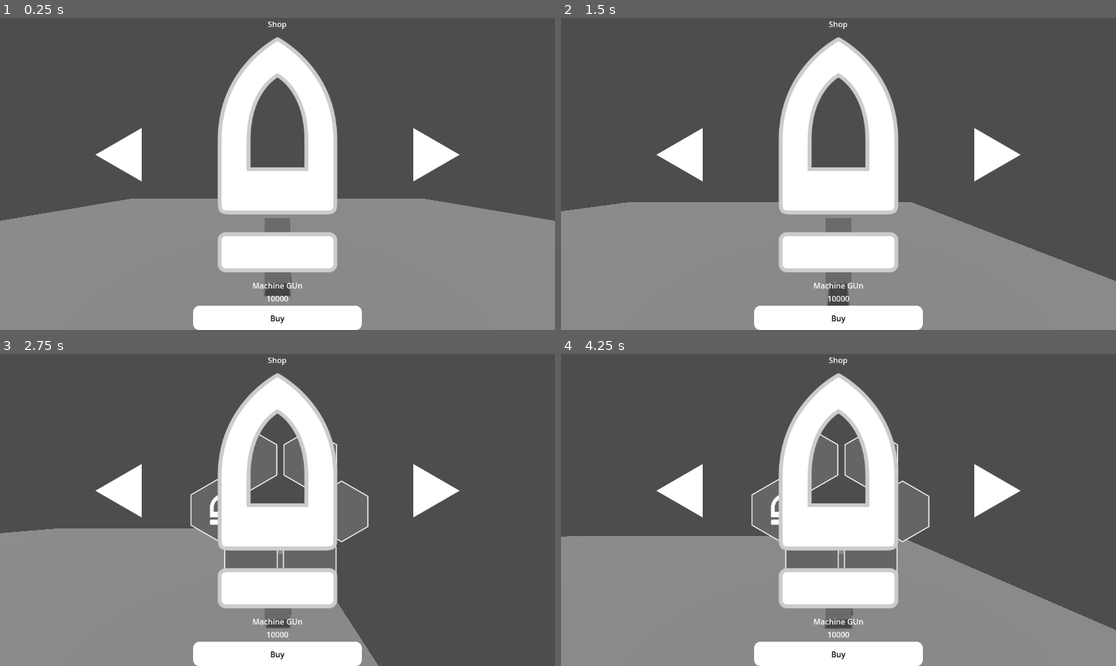
Above: before the commit, frames 1-4 (two rows, left to right).
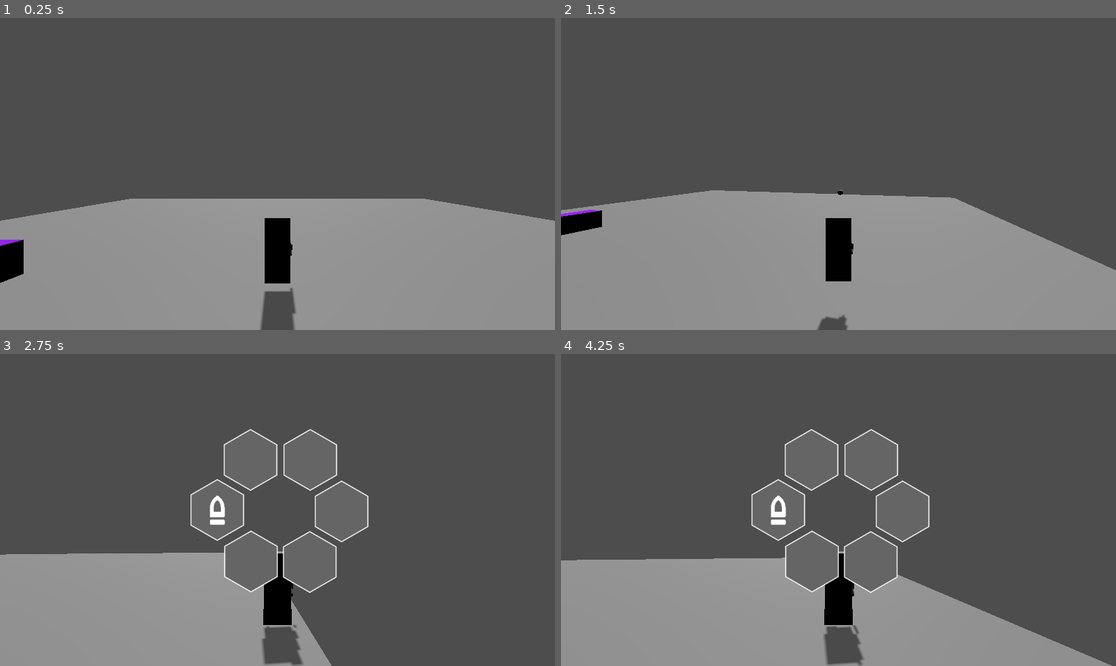
Above: after the commit, the same moments.

Repository: sarisman84/BrackeysGJ2024.2
Game: Godot game, scene res://Level/s_player_test.tscn
Same seed, same stepped clock (60 frames per second), same inputs: the game is played once before the commit and once after it. The project has no main scene, so this scene is started directly.
Inputs (mouse positions are in pixels of both pictures, inside the frame that each line leads up to):
- Up to frame 1 (0.25 s): no input
- Up to frame 2 (1.5 s): move the mouse to (960, 158) at 0.52 s; hold D (move_right) 0.53-1.28 s; hold F (interact, bound only after the commit) 0.53-1.28 s; tap Space (jump) at 0.77 s; move the mouse to (727, 189) at 1.27 s; hold S (move_backward) from 1.28 s (still down); click (727, 189) at 1.35 s
- Up to frame 3 (2.75 s): tap Space (jump) at 1.52 s; tap F (interact, bound only after the commit) at 1.55 s; move the mouse to (333, 441) at 2.02 s; release S (move_backward) at 2.03 s; hold D (move_right) from 2.03 s (still down); hold F (interact, bound only after the commit) from 2.03 s (still down); tap Q (weapon_select) at 2.1 s
- Up to frame 4 (4.25 s): move the mouse to (810, 572) at 2.77 s; release D (move_right) at 2.78 s; release F (interact, bound only after the commit) at 2.78 s; hold W (move_forward) 2.78-3.53 s; tap F (interact, bound only after the commit) at 2.85 s; tap Space (jump) at 3.02, 3.77 s; move the mouse to (1005, 556) at 3.52 s; hold A (move_left) from 3.53 s (still down); hold F (interact, bound only after the commit) from 3.53 s (still down)

The runs differ from the first frame. In frame 1, 16% of the frame differs, in the area x 0-83%, y 1-100%; in frame 2, 18%; in frame 3, 19%; in frame 4, 23%, in the area x 0-100%, y 1-100%.

Commit message:
Weapon Station

Diff:
--- a/Global/global.gd
+++ b/Global/global.gd
@@ -2,6 +2,7 @@
 
 var player_coords : Vector3 = Vector3.ZERO
 var time_elapsed = 0.0
+var player_at_shop = false
 
 func _process(delta: float) -> void:
 	time_elapsed += delta
--- /dev/null
+++ b/Interactables/Scenes/weapon_station.tscn
@@ -0,0 +1,27 @@
+[gd_scene load_steps=4 format=3 uid="uid://dbqqjaey7p3cl"]
+
+[ext_resource type="Script" path="res://Interactables/Scripts/weapon_station.gd" id="1_253o4"]
+
+[sub_resource type="StandardMaterial3D" id="StandardMaterial3D_wrbu0"]
+albedo_color = Color(0.572549, 0, 0.921569, 1)
+
+[sub_resource type="BoxShape3D" id="BoxShape3D_sw3he"]
+size = Vector3(3.5, 1.2, 2.5)
+
+[node name="weapon_station" type="Node3D"]
+script = ExtResource("1_253o4")
+
+[node name="model" type="CSGBox3D" parent="."]
+use_collision = true
+size = Vector3(2, 1, 1)
+material = SubResource("StandardMaterial3D_wrbu0")
+
+[node name="area" type="Area3D" parent="."]
+collision_layer = 0
+collision_mask = 4
+
+[node name="collision" type="CollisionShape3D" parent="area"]
+shape = SubResource("BoxShape3D_sw3he")
+
+[connection signal="body_entered" from="area" to="." method="_on_area_body_entered"]
+[connection signal="body_exited" from="area" to="." method="_on_area_body_exited"]
--- /dev/null
+++ b/Interactables/Scripts/weapon_station.gd
@@ -0,0 +1,12 @@
+extends Node3D
+
+
+func _on_area_body_entered(body: Node3D) -> void:
+	print("yes")
+	if body.is_in_group("Player"):
+		print("yes")
+		Global.player_at_shop = true
+
+func _on_area_body_exited(body: Node3D) -> void:
+	if body.is_in_group("Player"):
+		Global.player_at_shop = false
--- a/Level/s_player_test.tscn
+++ b/Level/s_player_test.tscn
@@ -1,6 +1,7 @@
-[gd_scene load_steps=3 format=3 uid="uid://duj4fulbycx3j"]
+[gd_scene load_steps=4 format=3 uid="uid://duj4fulbycx3j"]
 
 [ext_resource type="PackedScene" uid="uid://clmojr6n6jc32" path="res://Player/p_player.tscn" id="1_vw2pc"]
+[ext_resource type="PackedScene" uid="uid://dbqqjaey7p3cl" path="res://Interactables/Scenes/weapon_station.tscn" id="2_qf88q"]
 [ext_resource type="PackedScene" uid="uid://djq2jxg8ly7e1" path="res://Weapons/Ammo/p_ammo_pickup.tscn" id="2_ys08t"]
 
 [node name="PlayerTest" type="Node"]
@@ -20,11 +21,14 @@
 size = Vector3(34.9648, 9, 3)
 
 [node name="directional_light" type="DirectionalLight3D" parent="enviroment"]
-transform = Transform3D(1, 0, 0, 0, 0.5, 0.866025, 0, -0.866025, 0.5, 0, 0, 0)
+transform = Transform3D(1, 0, 0, 0, -0.5, 0.866025, 0, -0.866025, -0.5, 0, 13, 0)
 shadow_enabled = true
 shadow_transmittance_bias = 1.842
 shadow_opacity = 0.77
 shadow_blur = 1.085
+
+[node name="weapon_station" parent="enviroment" instance=ExtResource("2_qf88q")]
+transform = Transform3D(-4.37114e-08, 0, 1, 0, 1, 0, -1, 0, -4.37114e-08, -8, -1, 0)
 
 [node name="ammo_pickup" parent="." instance=ExtResource("2_ys08t")]
 transform = Transform3D(1, 0, 0, 0, 1, 0, 0, 0, 1, 0, -0.975461, 12.8654)
--- a/Player/Scripts/avatar_controller.gd
+++ b/Player/Scripts/avatar_controller.gd
@@ -14,10 +14,16 @@
 @onready var model = $model
 @onready var weapon_manager = %weapon_manager
 @onready var weapon_select = $weapon_select
+@onready var shop = $shop
+
+var shop_open = false
 
 var m_gravity = ProjectSettings.get_setting("physics/3d/default_gravity")
 
 func _physics_process(delta : float) -> void:
+	if shop_open:
+		return
+
 	if not is_on_floor():
 		velocity.y -= m_gravity * delta
 
@@ -63,14 +69,20 @@
 	elif not weapon_select.visible:
 		weapon_manager.fire_input = Input.is_action_pressed("weapon_fire")
 
-
-
 func m_calculate_input_direction() -> Vector3:
 	var local_dir = Vector3(Input.get_axis("move_left", "move_right"), 0, Input.get_axis("move_forward", "move_backward"))
 	var result = camera.global_basis.x * local_dir.x + camera.global_basis.z * local_dir.z
 	result.y = 0
 	return result
 
-
 func m_calculate_jump_velocity() -> float:
 	return sqrt(2 * jump_height / m_gravity) * m_gravity
+
+func _input(event: InputEvent) -> void:
+	if event.is_action_pressed("interact") and Global.player_at_shop:
+		if shop_open:
+			shop.hide_shop()
+			shop_open = false
+		else:
+			shop.show_shop()
+			shop_open = true
--- a/Player/UI/shop.gd
+++ b/Player/UI/shop.gd
@@ -12,7 +12,6 @@
 func _ready():
 	update_visuals()
 	hide_shop()
-	show_shop()
 
 func show_shop() -> void:
 	show()
--- a/Player/p_player.tscn
+++ b/Player/p_player.tscn
@@ -103,6 +103,7 @@
 scale = Vector2(1, 1)
 
 [node name="player" type="CharacterBody3D" groups=["Player"]]
+collision_layer = 4
 script = ExtResource("1_f0er1")
 movement_speed = 25.0
 
@@ -192,6 +193,7 @@
 shortcut_keys_enabled = false
 
 [node name="shop" type="CanvasLayer" parent="."]
+visible = false
 script = ExtResource("7_eni7t")
 shop_items = Array[ExtResource("8_5wt5w")]([ExtResource("9_gvarx")])
 
--- a/UI/Scripts/main_ui.gd
+++ b/UI/Scripts/main_ui.gd
@@ -13,15 +13,7 @@
 func m_update_visual_coins(coins: int) -> void:
 	m_coin_label.text = str(coins)
 
-
-
 func update_ui() -> void:
 	var minutes = int(Global.time_elapsed) / 60
 	var seconds = int(Global.time_elapsed) % 60
 	m_timer_label.text = "%d:%02d" % [minutes, seconds]
-
-func pause_timer() -> void:
-	m_timer.paused = true
-
-func resume_timer() -> void:
-	m_timer.paused = false
--- a/Weapons/Types/machine_gun.tres
+++ b/Weapons/Types/machine_gun.tres
@@ -11,6 +11,6 @@
 clip_size = 100
 model = "res://Weapons/Models/p_machine_gun.tscn"
 icon = ExtResource("1_rkfo3")
-display_name = "Machine GUn"
+display_name = "Machine Gun"
 weapon_cost = 10000
 ammo_cost = 500
--- a/project.godot
+++ b/project.godot
@@ -65,6 +65,11 @@
 "events": [Object(InputEventMouseButton,"resource_local_to_scene":false,"resource_name":"","device":-1,"window_id":0,"a …(253 unchanged characters)…
 ]
 }
+interact={
+"deadzone": 0.5,
+"events": [Object(InputEventKey,"resource_local_to_scene":false,"resource_name":"","device":-1,"window_id":0,"alt_pressed":false,"shift_pressed":false,"ctrl_pressed":false,"meta_pressed":false,"pressed":false,"keycode":0,"physical_keycode":70,"key_label":0,"unicode":102,"location":0,"echo":false,"script":null)
+]
+}
 
 [layer_names]
 
